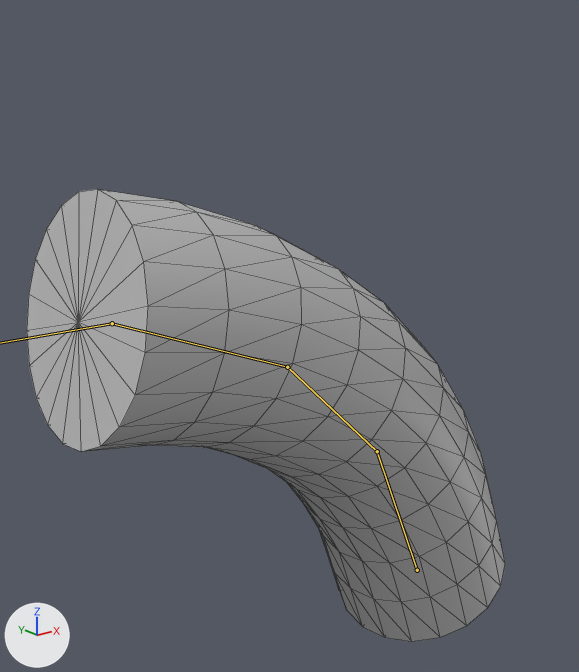
Two versions of the FBX model FbxModel/MainCharacter/MainCharacter_Idle.fbx, one commit apart.
Camera for both pictures: a 50 mm lens placed at (-0.0634, -0.055, 0.0551), pointed at (-0.0147, 0.0058, 0.0307). Lighting does not change. The marker at lower left points along +X, +Y and +Z. Both versions are drawn at frame 4 of the action 'Take 001'; the numbers are the values there. The bones that bend it are drawn over the model as lines. Mesh edges are drawn as thin lines.
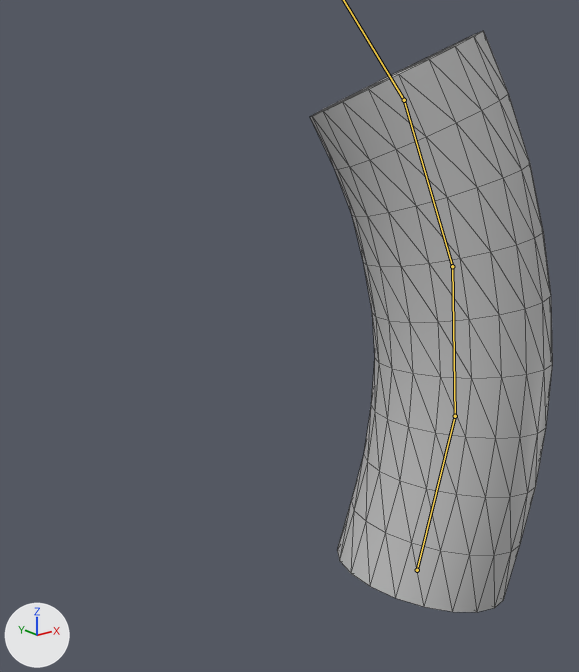
Where the change shows, as pixel boxes [x1, y1, x2, y2] in the pictures (579 x 672 px):
```json
{"object": "pCylinder1", "change": "posed", "before": [27, 189, 505, 641], "after": [310, 31, 553, 612], "on screen": "49% narrower, 28% taller"}
{"bone": "joint1", "before": "(417, 570) to (377, 451)", "after": "(417, 570) to (455, 416)"}
{"bone": "joint2", "before": "(377, 451) to (287, 367)", "after": "(455, 416) to (452, 266)"}
{"bone": "joint3", "before": "(287, 367) to (112, 323)", "after": "(452, 266) to (404, 100)"}
```

The change, as JSON lines over the scene's bpy script:
```json
{"block": "bone_joint1", "where": "bone_joint1 = bpy.data.objects['Armature'].pose.bones['joint1']"}
{"op": "set", "path": "bone_joint1.rotation_quaternion", "old": "(0.978, 0.0, 0.0, 0.197)", "new": "(0.241, 0.132, 0.961, -0.033)", "note": "degrees (0, 0, 23) -> degrees (0, 152, -16)"}
{"block": "bone_joint2", "where": "bone_joint2 = bpy.data.objects['Armature'].pose.bones['joint2']  # child of 'joint1'"}
{"op": "set", "path": "bone_joint2.rotation_quaternion", "old": "(0.98, 0.0, 0.0, 0.191)", "new": "(0.991, 0.0, 0.0, -0.136)", "note": "degrees (0, 0, 22) -> degrees (0, 0, -16)"}
{"block": "bone_joint3", "where": "bone_joint3 = bpy.data.objects['Armature'].pose.bones['joint3']  # child of 'joint2'"}
{"op": "set", "path": "bone_joint3.rotation_quaternion", "old": "(0.98, 0.0, 0.0, 0.191)", "new": "(0.991, 0.0, 0.0, -0.136)", "note": "degrees (0, 0, 22) -> degrees (0, 0, -16)"}
{"block": "bone_joint4", "where": "bone_joint4 = bpy.data.objects['Armature'].pose.bones['joint4']  # child of 'joint3'"}
{"op": "set", "path": "bone_joint4.rotation_quaternion", "old": "(0.98, 0.0, 0.0, 0.191)", "new": "(0.991, 0.0, 0.0, -0.136)", "note": "degrees (0, 0, 22) -> degrees (0, 0, -16)"}
```
